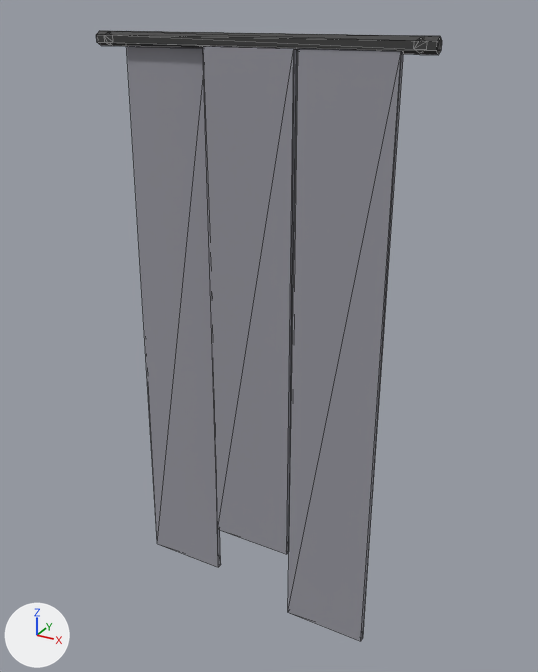
Before and after pictures for a commit that changed the glTF model public/models/world/banner.glb.
Rendered twice from a camera (50 mm lens) standing at (1.54, -3.26, 3.61) and looking at (0.04, -0.52, 2.25). The lights are fixed; the arrows at lower left show +X, +Y and +Z. The picture after the commit comes second. Mesh edges are drawn as thin lines. Vertices at exactly the same position are counted once.

The first picture shows 'cloth', 'iron'.
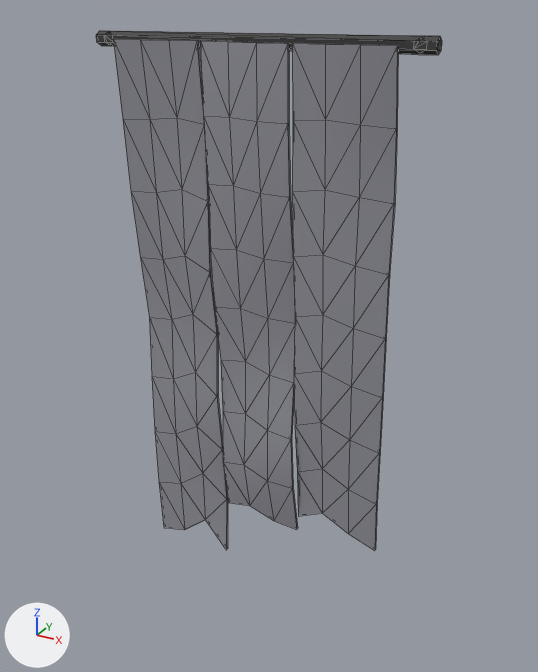
Pixel boxes [x1, y1, x2, y2] of what changed, in the pictures (538 x 672 px):
'cloth', reshaped (14% shorter): before [127, 46, 403, 641]; after [113, 39, 398, 551]
part 1 of me_cloth, rebuilt (21% wider): before [127, 46, 221, 567]; after [113, 39, 227, 549]
part 2 of me_cloth, rebuilt: before [203, 46, 297, 554]; after [200, 41, 297, 530]
part 3 of me_cloth, rebuilt (9% narrower, 14% shorter): before [288, 48, 403, 641]; after [292, 43, 397, 551]
part 4 of me_cloth, added: after [138, 39, 228, 549]
part 5 of me_cloth, added: after [227, 41, 298, 528]
part 6 of me_cloth, added: after [309, 43, 398, 549]

The change, as a list of edits to the scene's bpy script:
```text
Change me_cloth:
    used by ob_cloth; location = (0.0, 0.0, 0.0)
    remove me_cloth.from_pydata(...)  # 24 vertices, 36 faces; spans x -0.61..0.61, y -0.64..-0.56, z 0.78..3.48
    add me_cloth.from_pydata(...)  # 216 vertices, 288 faces; spans x -0.61..0.61, y -0.68..-0.51, z 0.94..3.5
    me_cloth part 1: the loose piece of 8 vertices spanning x -0.61..-0.21, y -0.63..-0.56, z 0.89..3.48 is rebuilt with 36 vertices and now spans x -0.61..-0.21, y -0.67..-0.53, z 0.94..3.5
    me_cloth part 2: the loose piece of 8 vertices spanning x -0.2..0.2, y -0.64..-0.6, z 1.15..3.48 is rebuilt with 36 vertices and now spans x -0.2..0.2, y -0.68..-0.53, z 1.22..3.5
    me_cloth part 3: the loose piece of 8 vertices spanning x 0.21..0.61, y -0.64..-0.6, z 0.78..3.48 is rebuilt with 36 vertices and now spans x 0.21..0.61, y -0.67..-0.53, z 1.26..3.5
    me_cloth part 4: a new loose piece of 36 vertices spanning x -0.61..-0.21, y -0.66..-0.52, z 0.94..3.5, in mat_cloth (grey #95959e)
    me_cloth part 5: a new loose piece of 36 vertices spanning x -0.2..0.2, y -0.67..-0.51, z 1.22..3.5, in mat_cloth (grey #95959e)
    me_cloth part 6: a new loose piece of 36 vertices spanning x 0.21..0.61, y -0.66..-0.52, z 1.26..3.5, in mat_cloth (grey #95959e)
```
